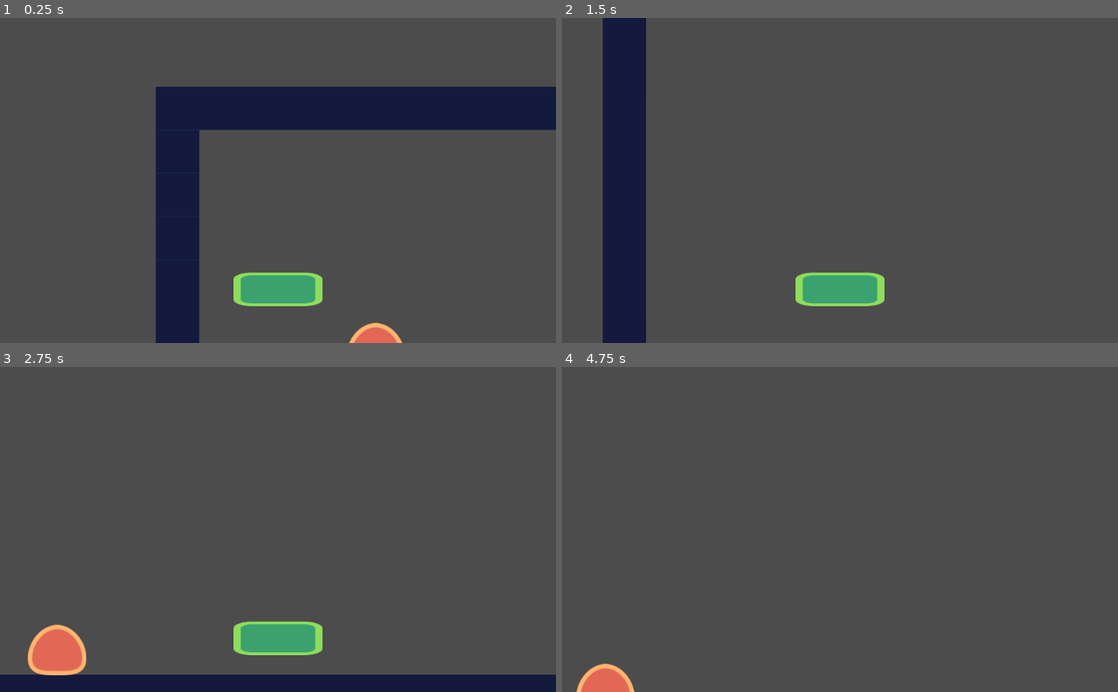
Above: before the commit, frames 1-4 (two rows, left to right).
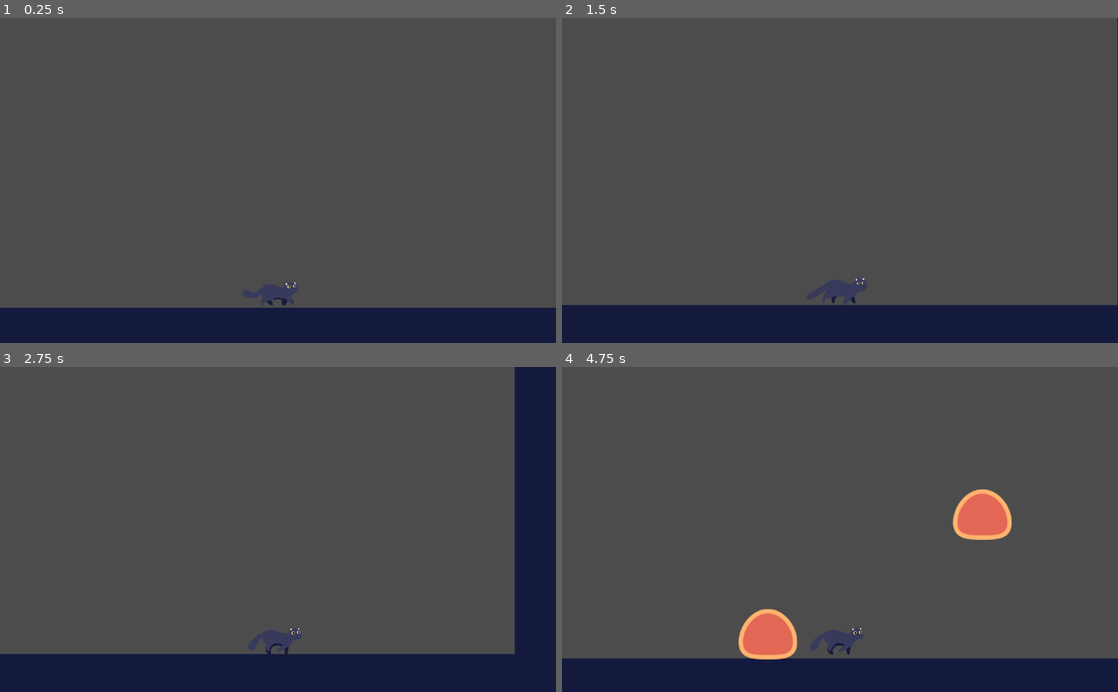
Above: after the commit, the same moments.

Repository: jukfiuune/AdventureOfAHouseCat
Game: Godot game, scene res://src/Levels/Level test.tscn
The game is run twice, just before and just after one commit, with the same random seed, the same clock (stepped at 60 frames per second) and the same inputs.
Inputs:
- Up to frame 1 (0.25 s): no input
- Up to frame 2 (1.5 s): hold Right (ui_right) 0.53-1.28 s; hold Left (ui_left) from 1.28 s (still down)
- Up to frame 3 (2.75 s): release Left (ui_left) at 2.03 s; hold Right (ui_right) from 2.03 s (still down)
- Up to frame 4 (4.75 s): release Right (ui_right) at 2.78 s; hold Up (ui_up) 2.78-3.53 s; hold Left (ui_left) from 3.53 s (still down)

The runs differ from the first frame. In frame 1, 26% of the frame differs, in the area x 0-100%, y 21-100%; in frame 2, 19%; in frame 3, 15%; in frame 4, 13%.

Commit message:
Add Cat animation and start of animation logic in Player.gd

Diff:
--- a/src/Levels/Level test.tscn
+++ b/src/Levels/Level test.tscn
@@ -1,12 +1,14 @@
-[gd_scene load_steps=4 format=2]
+[gd_scene load_steps=5 format=2]
 
 [ext_resource path="res://start-assets/tileset.tres" type="TileSet" id=1]
 [ext_resource path="res://src/actors/player.tscn" type="PackedScene" id=2]
 [ext_resource path="res://src/actors/enemy2.tscn" type="PackedScene" id=3]
+[ext_resource path="res://src/actors/drone.tscn" type="PackedScene" id=4]
 
 [node name="Level test" type="Node2D"]
 
 [node name="player" parent="." instance=ExtResource( 2 )]
+position = Vector2( 814, 626 )
 
 [node name="TileMap" type="TileMap" parent="."]
 position = Vector2( -400, 0 )
@@ -17,3 +19,7 @@
 tile_data = PoolIntArray( -196609, 0, 0, -262144, 0, 0, -262143, 0, 0, -262142, 0, 0, -262141, 0, 0, -262140, 0, 0, -26 …(1111 unchanged characters)…
 
 [node name="enemy" parent="." instance=ExtResource( 3 )]
+position = Vector2( 260, 586 )
+
+[node name="drone" parent="." instance=ExtResource( 4 )]
+position = Vector2( -139, 374 )
--- /dev/null
+++ b/src/Textures/CatWalkAni.tres
@@ -0,0 +1,54 @@
+[gd_resource type="AnimatedTexture" load_steps=17 format=2]
+
+[ext_resource path="res://Didi shit/Finally_done1.png" type="Texture" id=1]
+[ext_resource path="res://Didi shit/Finally_done3.png" type="Texture" id=2]
+[ext_resource path="res://Didi shit/Finally_done10.png" type="Texture" id=3]
+[ext_resource path="res://Didi shit/Finally_done9.png" type="Texture" id=4]
+[ext_resource path="res://Didi shit/Finally_done14.png" type="Texture" id=5]
+[ext_resource path="res://Didi shit/Finally_done13.png" type="Texture" id=6]
+[ext_resource path="res://Didi shit/Finally_done7.png" type="Texture" id=7]
+[ext_resource path="res://Didi shit/Finally_done5.png" type="Texture" id=8]
+[ext_resource path="res://Didi shit/Finally_done4.png" type="Texture" id=9]
+[ext_resource path="res://Didi shit/Finally_done2.png" type="Texture" id=10]
+[ext_resource path="res://Didi shit/Finally_done6.png" type="Texture" id=11]
+[ext_resource path="res://Didi shit/Finally_done8.png" type="Texture" id=12]
+[ext_resource path="res://Didi shit/Finally_done11.png" type="Texture" id=13]
+[ext_resource path="res://Didi shit/Finally_done12.png" type="Texture" id=14]
+[ext_resource path="res://Didi shit/Finally_done16.png" type="Texture" id=15]
+[ext_resource path="res://Didi shit/Finally_done15.png" type="Texture" id=16]
+
+[resource]
+flags = 4
+frames = 16
+fps = 8.0
+frame_0/texture = ExtResource( 1 )
+frame_1/texture = ExtResource( 10 )
+frame_1/delay_sec = 0.0
+frame_2/texture = ExtResource( 2 )
+frame_2/delay_sec = 0.0
+frame_3/texture = ExtResource( 9 )
+frame_3/delay_sec = 0.0
+frame_4/texture = ExtResource( 8 )
+frame_4/delay_sec = 0.0
+frame_5/texture = ExtResource( 11 )
+frame_5/delay_sec = 0.0
+frame_6/texture = ExtResource( 7 )
+frame_6/delay_sec = 0.0
+frame_7/texture = ExtResource( 12 )
+frame_7/delay_sec = 0.0
+frame_8/texture = ExtResource( 4 )
+frame_8/delay_sec = 0.0
+frame_9/texture = ExtResource( 3 )
+frame_9/delay_sec = 0.0
+frame_10/texture = ExtResource( 13 )
+frame_10/delay_sec = 0.0
+frame_11/texture = ExtResource( 14 )
+frame_11/delay_sec = 0.0
+frame_12/texture = ExtResource( 6 )
+frame_12/delay_sec = 0.0
+frame_13/texture = ExtResource( 5 )
+frame_13/delay_sec = 0.0
+frame_14/texture = ExtResource( 16 )
+frame_14/delay_sec = 0.0
+frame_15/texture = ExtResource( 15 )
+frame_15/delay_sec = 0.0
--- /dev/null
+++ b/src/actors/drone.gd
@@ -0,0 +1,17 @@
+extends KinematicBody2D
+
+const FLOOR_NORMAL: = Vector2.UP
+
+export var speed: = Vector2(300.0,1000.0)
+export var gravity: = 4000.0
+
+var _velocity: = Vector2.ZERO
+
+
+func _ready() -> void :
+	_velocity.x = -speed.x
+
+func _physics_process(delta: float) -> void:
+	if is_on_wall():
+		_velocity.x *= -1.0
+	_velocity.y = move_and_slide(_velocity, FLOOR_NORMAL).y
--- /dev/null
+++ b/src/actors/drone.tscn
@@ -0,0 +1,19 @@
+[gd_scene load_steps=4 format=2]
+
+[ext_resource path="res://start-assets/enemy.png" type="Texture" id=1]
+[ext_resource path="res://src/actors/drone.gd" type="Script" id=2]
+
+[sub_resource type="RectangleShape2D" id=1]
+extents = Vector2( 55, 46.5 )
+
+[node name="drone" type="KinematicBody2D"]
+collision_layer = 2
+collision_mask = 9
+script = ExtResource( 2 )
+
+[node name="Sprite" type="Sprite" parent="."]
+texture = ExtResource( 1 )
+
+[node name="CollisionShape2D" type="CollisionShape2D" parent="."]
+position = Vector2( 0, -1.5 )
+shape = SubResource( 1 )
--- a/src/actors/player.gd
+++ b/src/actors/player.gd
@@ -19,6 +19,7 @@
 var motion = Vector2.ZERO
 
 onready var raycast = $RayCast2D
+onready var sprite = $Sprite
 
 #func set_floor_normal(normal: Vector2):
 #	$CollisionShape2D.set_normal(normal)
--- a/src/actors/player.tscn
+++ b/src/actors/player.tscn
@@ -1,13 +1,13 @@
 [gd_scene load_steps=5 format=2]
 
-[ext_resource path="res://start-assets/player.png" type="Texture" id=1]
+[ext_resource path="res://src/Textures/CatWalkAni.tres" type="Texture" id=1]
 [ext_resource path="res://src/actors/player.gd" type="Script" id=2]
 
 [sub_resource type="RectangleShape2D" id=1]
-extents = Vector2( 47.8039, 23.3904 )
+extents = Vector2( 37.0189, 23.3904 )
 
 [sub_resource type="RectangleShape2D" id=2]
-extents = Vector2( 49.2614, 20.9207 )
+extents = Vector2( 38.4763, 20.9207 )
 
 [node name="player" type="KinematicBody2D"]
 position = Vector2( 0, -0.999996 )
@@ -16,12 +16,13 @@
 gravity = 5
 
 [node name="CollisionShape2D" type="CollisionShape2D" parent="."]
-position = Vector2( -5.2817e-06, -23.8748 )
+position = Vector2( -3.20636, -23.8748 )
+scale = Vector2( 1, 1 )
 shape = SubResource( 1 )
 
-[node name="Player" type="Sprite" parent="."]
-position = Vector2( 2.98023e-08, -23.2452 )
-scale = Vector2( 1, -0.5 )
+[node name="Sprite" type="Sprite" parent="."]
+position = Vector2( 5.72205e-06, -30.3726 )
+scale = Vector2( 0.0645159, 0.0809936 )
 texture = ExtResource( 1 )
 
 [node name="Camera2D" type="Camera2D" parent="."]
@@ -35,7 +36,8 @@
 
 [node name="CollisionShape2D" type="CollisionShape2D" parent="EnemyDetector"]
 modulate = Color( 0.152941, 0.133333, 0.823529, 1 )
-position = Vector2( 0.291473, -28.6691 )
+position = Vector2( -2.91488, -28.6691 )
+scale = Vector2( 1, 1 )
 shape = SubResource( 2 )
 
 [node name="RayCast2D" type="RayCast2D" parent="."]
Not shown, added: Didi shit/Finally_done1.png.import
Not shown, added: Didi shit/Finally_done10.png.import
Not shown, added: Didi shit/Finally_done11.png.import
Not shown, added: Didi shit/Finally_done12.png.import
Not shown, added: Didi shit/Finally_done13.png.import
Not shown, added: Didi shit/Finally_done14.png.import
Not shown, added: Didi shit/Finally_done15.png.import
Not shown, added: Didi shit/Finally_done16.png.import
Not shown, added: Didi shit/Finally_done2.png.import
Not shown, added: Didi shit/Finally_done3.png.import
Not shown, added: Didi shit/Finally_done4.png.import
Not shown, added: Didi shit/Finally_done5.png.import
(and 4 more such lines)
